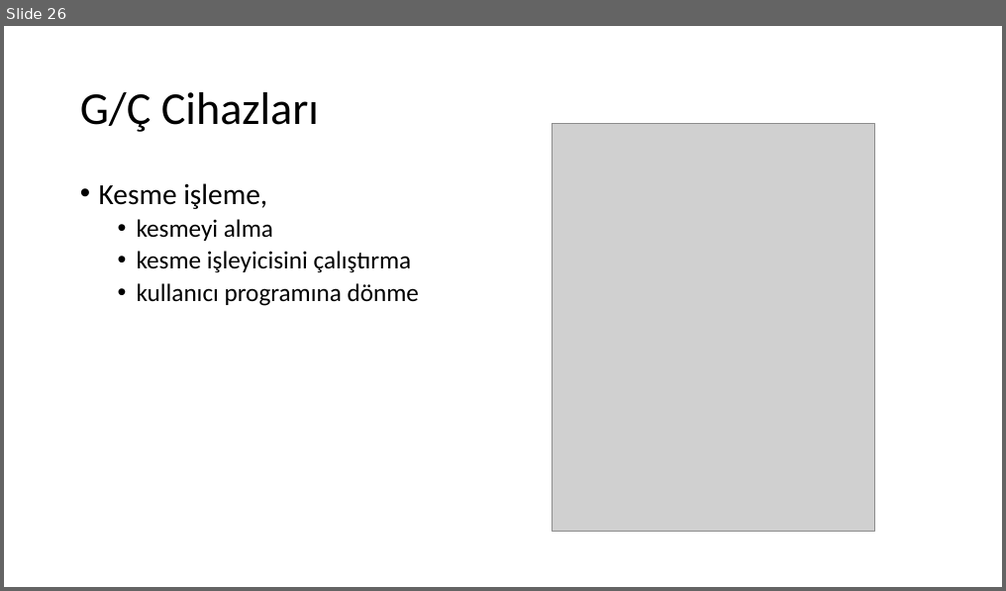
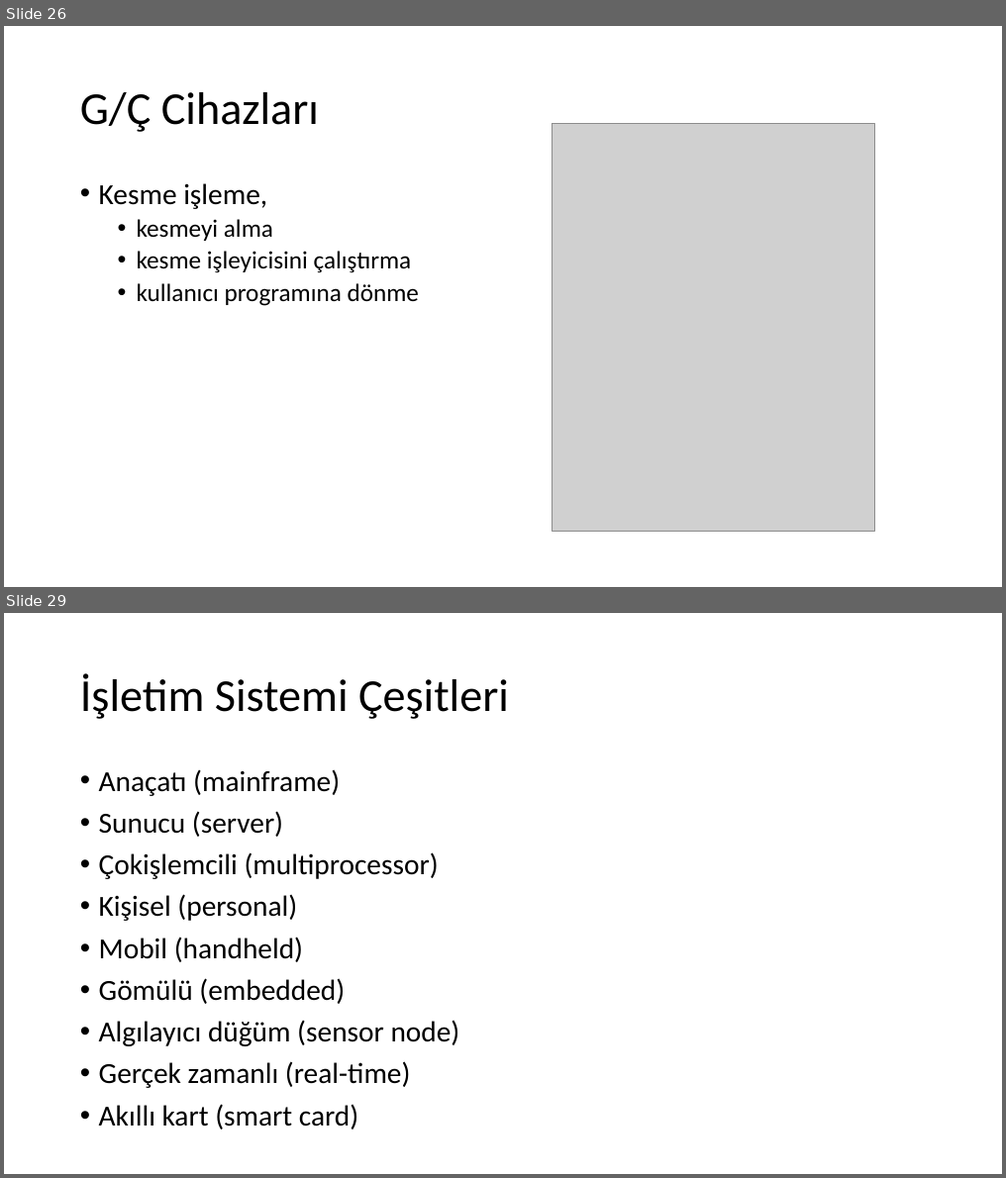
Before and after one commit to sercankulcu/sercankulcu.github.io, a slide deck: assets/teaching/os/1_Bolum_1_Giris.pptx. Shown one above the other, each under a label of ours: slide 26 before the commit, slides 26 and 29 after it; the slides between them are not shown. The pictures are 1006x591 and 1006x1178 pixels, drawn with LibreOffice and Linux fonts; fonts in the diff are those of the drawing; grey boxes stand for pictures. Boxes give left, top, right and bottom in pixels: in the first picture for what was removed or moved away, otherwise in the second. Text is boxed around its words. In the diff, an @@ line names an element or a change of style, - is before the commit and + after.

```diff
--- a/assets/teaching/os/1_Bolum_1_Giris.pptx
+++ b/assets/teaching/os/1_Bolum_1_Giris.pptx
@@ slide 29 added at box(4, 613, 1002, 1174), background #FFFFFF @@
@@ title added at box(80, 673, 509, 719), 44 pt, text #000000 @@
+İşletim Sistemi Çeşitleri
@@ text added at box(99, 769, 460, 1130), 28 pt, text #000000 @@
+• Anaçatı (mainframe)
+• Sunucu (server)
+• Çokişlemcili (multiprocessor)
+• Kişisel (personal)
+• Mobil (handheld)
+• Gömülü (embedded)
+• Algılayıcı düğüm (sensor node)
+• Gerçek zamanlı (real-time)
+• Akıllı kart (smart card)
```
Also in this commit, not shown: 2 slides changed, 30 other slides added, 7 slides removed, 1 other file.
